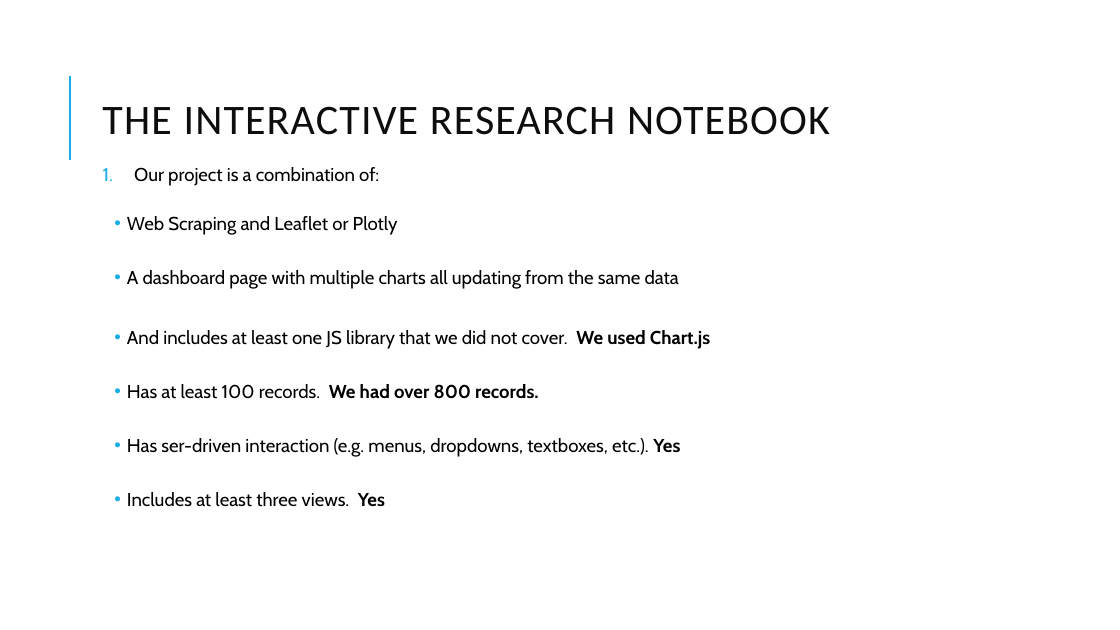
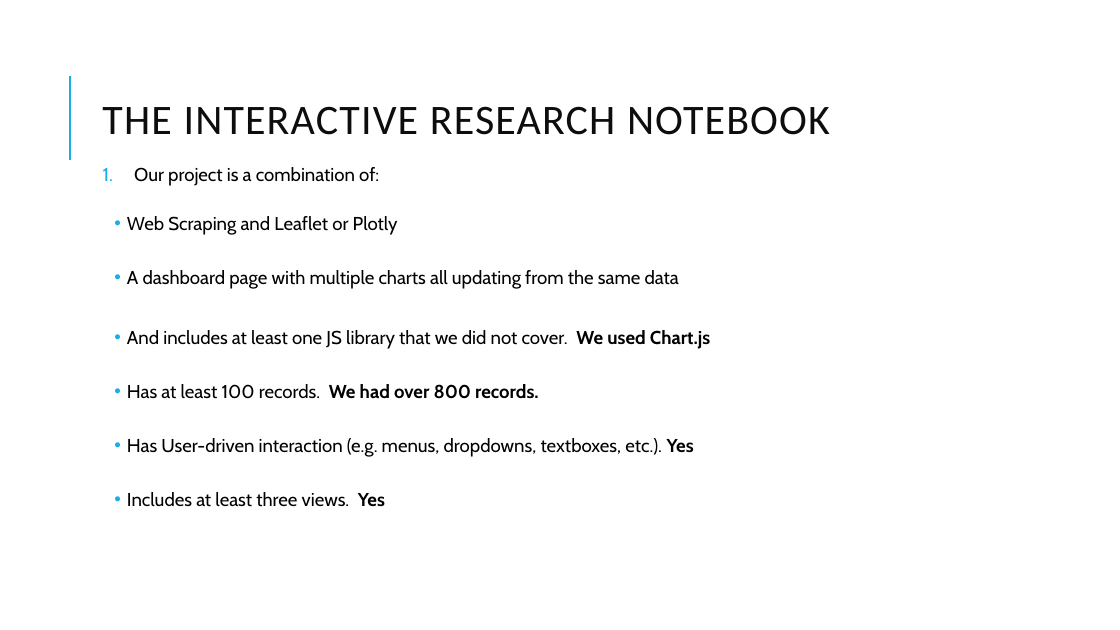
Before and after one commit to sn95033/Project-2-Research-Notebook, a slide deck: slide 2 of Project 2 Presentation.pptx. Drawn at 1120x630 pixels with LibreOffice and Linux fonts; fonts in the diff are those of the drawing. Boxes give left, top, right and bottom in pixels: in the first picture for what was removed or moved away, otherwise in the second. Text is boxed around its words. In the diff, an @@ line names an element or a change of style, - is before the commit and + after.

Commit message:
updates to powerpoint

```diff
--- a/Project 2 Presentation.pptx
+++ b/Project 2 Presentation.pptx
@@ text at [127, 438, 694, 457]: text changed @@
-  • Has ser-driven interaction (e.g. menus, dropdowns, textboxes, etc.). Yes
+  • Has User-driven interaction (e.g. menus, dropdowns, textboxes, etc.). Yes
```
Also in this commit, not shown: 1 slide added.
